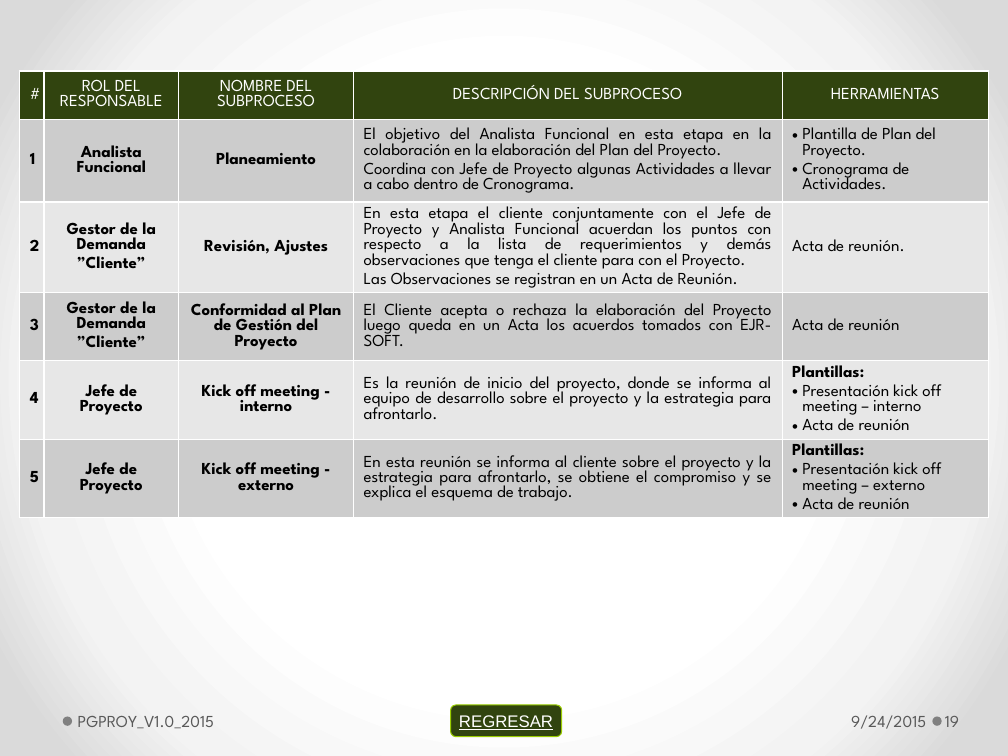
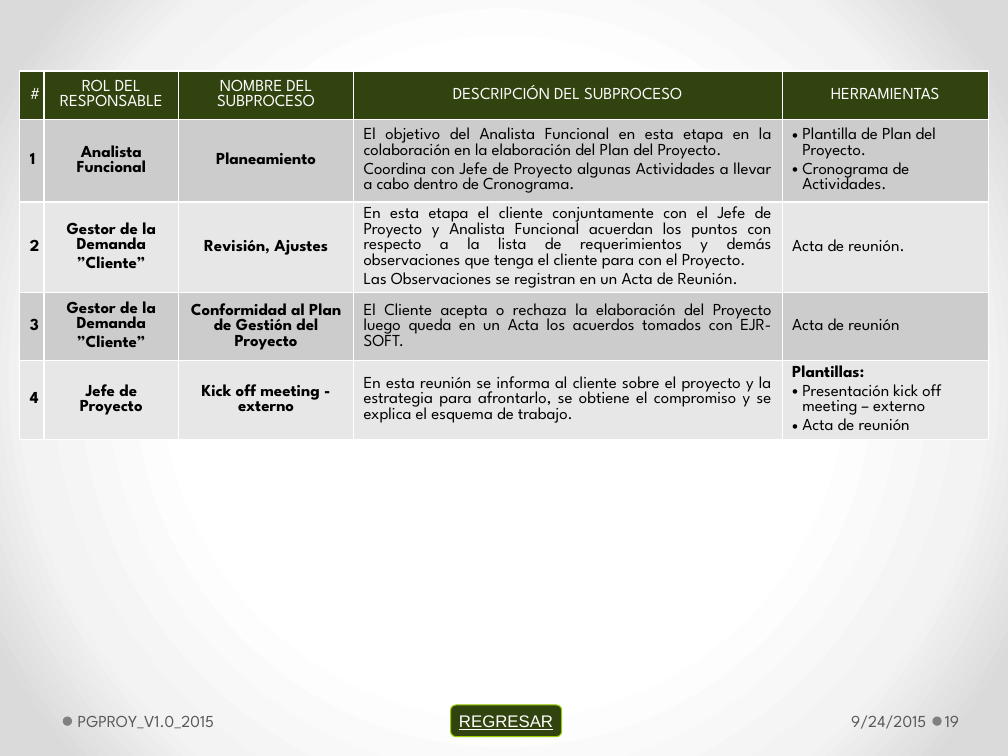
Before and after one commit to lowrider80/UTP-GPS-ALARM, a slide deck: slide 19 of Area_de_Proceso-_PP-PMC/PGPROY_V1.0_2015.pptx. Drawn at 1008x756 pixels with LibreOffice and Linux fonts; fonts in the diff are those of the drawing. Boxes give left, top, right and bottom in pixels: in the first picture for what was removed or moved away, otherwise in the second. Text is boxed around its words. In the diff, an @@ line names an element or a change of style, - is before the commit and + after.

```diff
--- a/Area_de_Proceso-_PP-PMC/PGPROY_V1.0_2015.pptx
+++ b/Area_de_Proceso-_PP-PMC/PGPROY_V1.0_2015.pptx
@@ table at [20, 71, 989, 585] @@
-row 5: 4 | Jefe de Proyecto | Kick off meeting - interno | Es la reunión de inicio del proyecto, donde se informa al equipo de desarrollo sobre el proyecto y la estrategia para afrontarlo. | Plantillas: / Presentación kick off meeting – interno / Acta de reunión
-row 6: 5 | Jefe de Proyecto | Kick off meeting - externo | En esta reunión se informa al cliente sobre el proyecto y la estrategia para afrontarlo, se obtiene el compromiso y se explica el esquema de trabajo. | Plantillas: / Presentación kick off meeting – externo / Acta de reunión
+row 5: 4 | Jefe de Proyecto | Kick off meeting - externo | En esta reunión se informa al cliente sobre el proyecto y la estrategia para afrontarlo, se obtiene el compromiso y se explica el esquema de trabajo. | Plantillas: / Presentación kick off meeting – externo / Acta de reunión
```
Also in this commit, not shown: 11 other slides changed.
